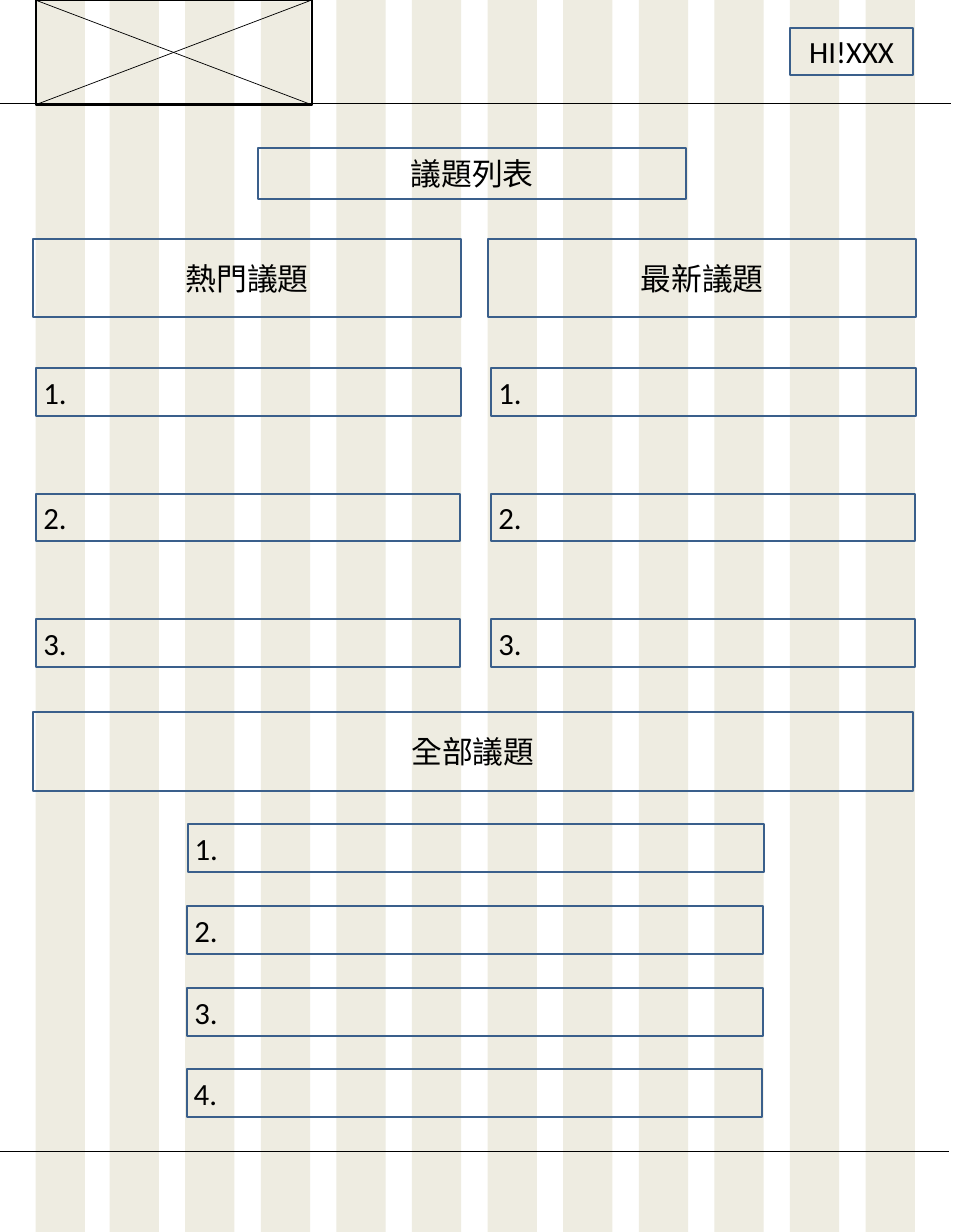
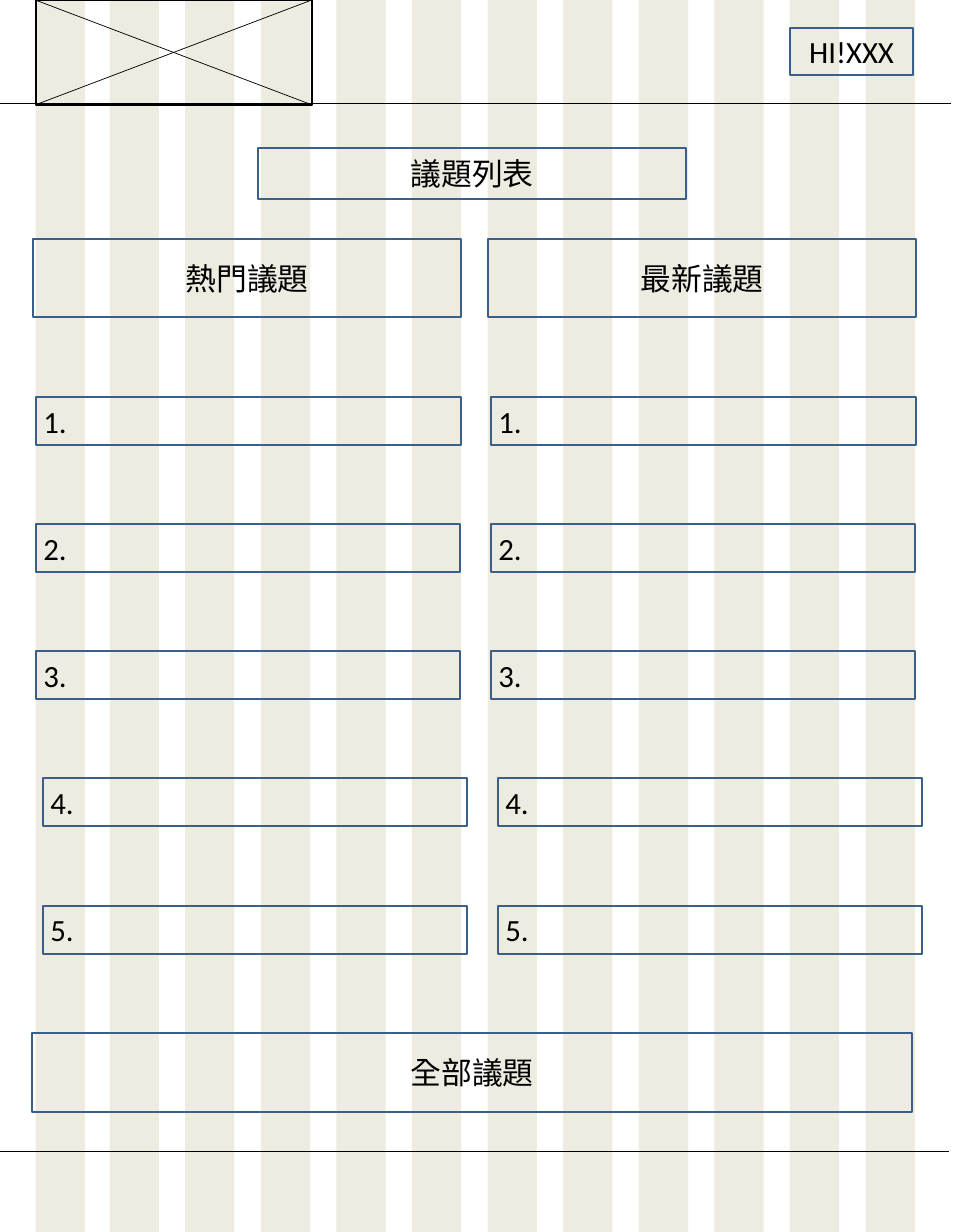
Before and after one commit to s60912frank/F2E-FinalProject, a slide deck: slide 2 of webdesign/Bigsize.pptx. Drawn at 954x1232 pixels with LibreOffice and Linux fonts; fonts in the diff are those of the drawing. Boxes give left, top, right and bottom in pixels: in the first picture for what was removed or moved away, otherwise in the second. Text is boxed around its words. In the diff, an @@ line names an element or a change of style, - is before the commit and + after.

```diff
--- a/webdesign/Bigsize.pptx
+++ b/webdesign/Bigsize.pptx
@@ 6 rectangles: place and size @@
-6 rectangles at box(36, 368, 915, 667)
+6 rectangles at box(36, 397, 915, 699)
@@ rectangle "4.": place and size @@
-rectangle "4." at box(187, 1069, 762, 1117)
+rectangle "4." at box(43, 778, 466, 826)
@@ rectangle added at box(498, 778, 922, 826), outline #3A5F8C 2 pt, 31 pt, text #000000 @@
+4.
@@ rectangle removed at box(187, 824, 763, 872) @@
-1.
@@ rectangle added at box(44, 905, 467, 953), outline #3A5F8C 2 pt, 31 pt, text #000000 @@
+5.
@@ rectangle removed at box(187, 906, 762, 954) @@
-2.
@@ rectangle added at box(498, 905, 922, 953), outline #3A5F8C 2 pt, 31 pt, text #000000 @@
+5.
@@ rectangle removed at box(187, 988, 762, 1036) @@
-3.
@@ rectangle "全部議題": place and size @@
-rectangle "全部議題" at box(33, 712, 913, 790)
+rectangle "全部議題" at box(32, 1033, 913, 1111)
```
Also in this commit, not shown: 3 other files.
